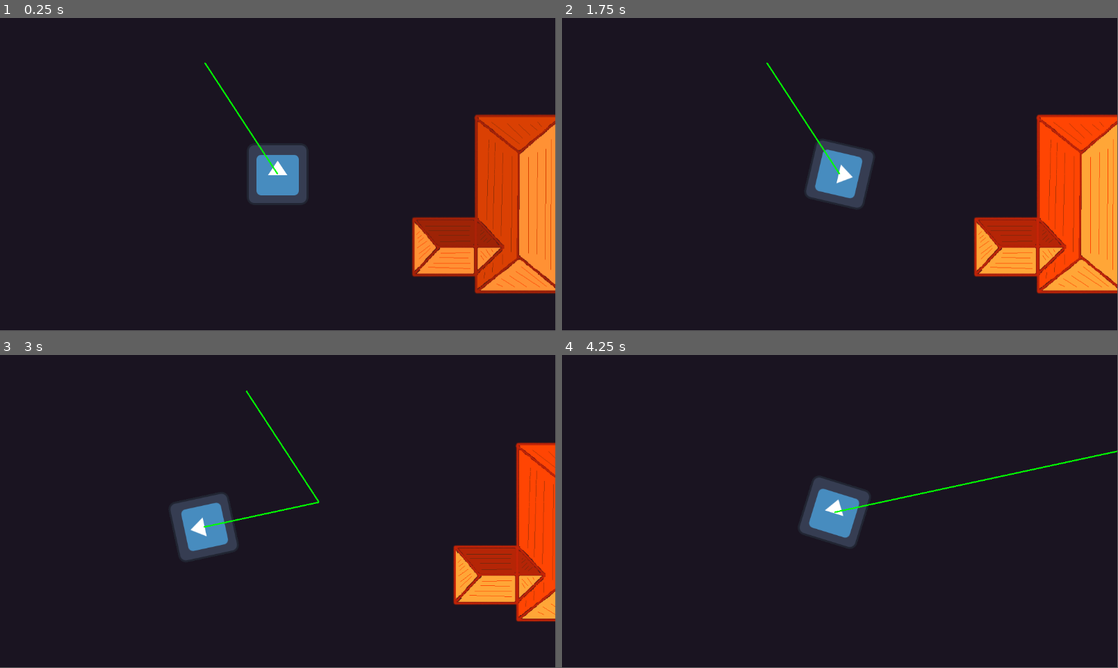
Above: before the commit, frames 1-4 (two rows, left to right).
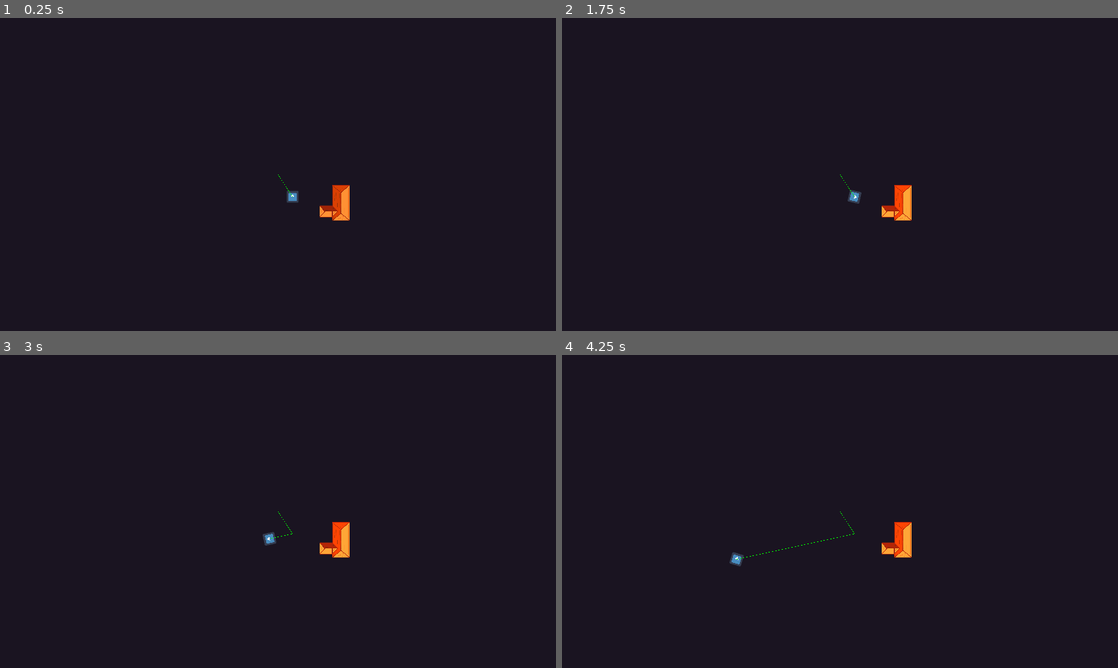
Above: after the commit, the same moments.

Repository: SpyrexDE/BzzBzz
Game: Godot game, scene res://levels/testlvl1.tscn
Same seed, same stepped clock (60 frames per second), same inputs: the game is played once before the commit and once after it. The engine's default icon, where the game draws it, is replaced by a stand-in: a white triangle on a blue panel in a dark square.
Inputs:
- Up to frame 1 (0.25 s): no input
- Up to frame 2 (1.75 s): hold D (steer_right) 0.53-1.28 s; tap Space (interact) at 0.6, 1.35 s; hold A (steer_left) from 1.28 s (still down)
- Up to frame 3 (3 s): release A (steer_left) at 2.03 s; hold D (steer_right) 2.03-2.78 s; tap Space (interact) at 2.1, 2.85 s; hold W (go_forward) from 2.78 s (still down)
- Up to frame 4 (4.25 s): release W (go_forward) at 3.53 s; hold A (steer_left) from 3.53 s (still down); tap Space (interact) at 3.6 s
In our replay, the window is 799x449 before the commit and 800x450 after it. These sizes can differ from the game's own. Grey fills any space a smaller window leaves; there, only what the larger window draws over its background counts as a difference.

The runs differ from the first frame. In frame 1, 13% of the frame differs, in the area x 36-100%, y 14-89%; in frame 2, 13%; in frame 3, 8.9%; in frame 4, 2.7%.

Commit message:
Rework camera

Diff:
--- /dev/null
+++ b/global/globals.gd
@@ -0,0 +1,3 @@
+extends Node
+
+var level: Level
--- /dev/null
+++ b/levels/level.gd
@@ -0,0 +1,8 @@
+extends Node2D
+class_name Level
+
+@export
+var midpoint: Node2D
+
+func _ready() -> void:
+	Globals.level = self
--- /dev/null
+++ b/levels/testlvl3.tscn
@@ -0,0 +1,16 @@
+[gd_scene load_steps=4 format=3 uid="uid://bpd2v5oesn30j"]
+
+[ext_resource type="Script" path="res://levels/level.gd" id="1_5ux8n"]
+[ext_resource type="PackedScene" uid="uid://cswjddao7c7gd" path="res://props/haus.tscn" id="1_w7b40"]
+[ext_resource type="PackedScene" uid="uid://b1gg5e8kp4384" path="res://robot/robot.tscn" id="2_tge7j"]
+
+[node name="Testlvl3" type="Node2D" node_paths=PackedStringArray("midpoint")]
+script = ExtResource("1_5ux8n")
+midpoint = NodePath("Midpoint")
+
+[node name="Haus" parent="." instance=ExtResource("1_w7b40")]
+
+[node name="Midpoint" type="Node2D" parent="."]
+
+[node name="Robot" parent="." instance=ExtResource("2_tge7j")]
+position = Vector2(239, 310)
--- a/project.godot
+++ b/project.godot
@@ -14,6 +14,14 @@
 run/main_scene="res://levels/testlvl1.tscn"
 config/features=PackedStringArray("4.2", "Forward Plus")
 config/icon="res://icon.svg"
+
+[autoload]
+
+Globals="*res://global/globals.gd"
+
+[display]
+
+window/stretch/mode="canvas_items"
 
 [input]
 
--- /dev/null
+++ b/robot/player_camera.gd
@@ -0,0 +1,22 @@
+extends Node
+
+@export var movement_lerp_speed: float = 5.0
+
+@onready var player: Player = get_parent()
+@onready var base_zoom: Vector2 = %Cam.zoom
+
+var extra_zoom := Vector2.ZERO
+
+func _process(delta: float) -> void:
+	if not Globals.level:
+		return
+
+	# Position
+	var pos = %Cam.global_position.lerp((player.global_position + Globals.level.midpoint.global_position) / 2, delta * movement_lerp_speed)
+	%Cam.global_position = pos
+
+	# Zoom
+	extra_zoom += Vector2(player.velocity.length(), player.velocity.length())/100000
+	extra_zoom = extra_zoom / 1.5
+
+	%Cam.zoom = base_zoom + extra_zoom
--- /dev/null
+++ b/robot/player_camera.tscn
@@ -0,0 +1,10 @@
+[gd_scene load_steps=2 format=3 uid="uid://dalopp2ns8t8d"]
+
+[ext_resource type="Script" path="res://robot/player_camera.gd" id="1_hym4d"]
+
+[node name="PlayerCamera" type="Node"]
+script = ExtResource("1_hym4d")
+
+[node name="Cam" type="Camera2D" parent="."]
+unique_name_in_owner = true
+zoom = Vector2(0.2, 0.2)
--- a/robot/robot.tscn
+++ b/robot/robot.tscn
@@ -1,7 +1,8 @@
-[gd_scene load_steps=4 format=3 uid="uid://b1gg5e8kp4384"]
+[gd_scene load_steps=5 format=3 uid="uid://b1gg5e8kp4384"]
 
 [ext_resource type="Script" path="res://robot/robot.gd" id="1_qe1k2"]
 [ext_resource type="Texture2D" uid="uid://o8o4yx0b61bx" path="res://icon.svg" id="2_y6hw3"]
+[ext_resource type="PackedScene" uid="uid://dalopp2ns8t8d" path="res://robot/player_camera.tscn" id="3_xdevb"]
 
 [sub_resource type="CircleShape2D" id="CircleShape2D_o10pc"]
 radius = 65.192
@@ -18,6 +19,4 @@
 [node name="CollisionShape" type="CollisionShape2D" parent="."]
 shape = SubResource("CircleShape2D_o10pc")
 
-[node name="Camera2D" type="Camera2D" parent="."]
-position_smoothing_enabled = true
-rotation_smoothing_enabled = true
+[node name="PlayerCamera" parent="." instance=ExtResource("3_xdevb")]
